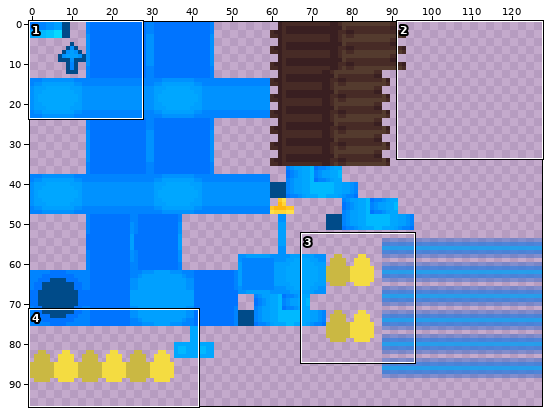
A sprite sheet gets an edit: src/main/resources/assets/awt/textures/exterior/onion/lightblue.png. Above, an overview of the earlier version with the close-up marked.
Close-up. Earlier state:
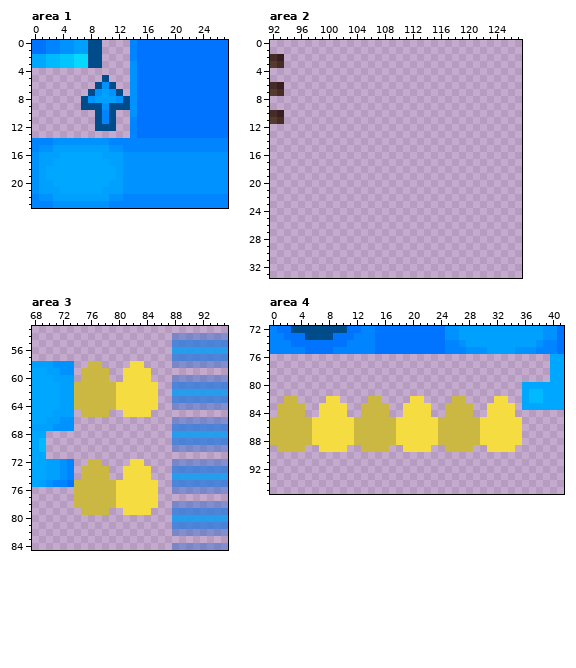
The file is 128x128 pixels. Colours within 5 levels of each other are drawn and written as one. Shown: area 1: x 0..27, y 0..23; area 2: x 92..127, y 0..33; area 3: x 68..95, y 53..84; area 4: x 0..41, y 72..95. The wide view leaves out empty margins.
The same view after the edit:
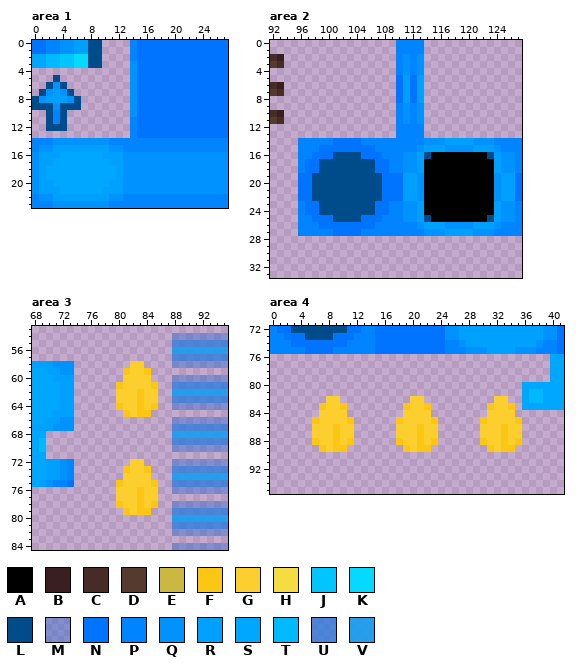
Palette (. is transparent): A #000000  B #391f21  C #472b26  D #543b2e  E #cab843  F #fbc714  G #fccf2e  H #f4dc41  J #00c5ff  K #06d9ff  L #004b89  M #2c68ce6e  N #0074ff  P #0084ff  Q #0092ff  R #00a0ff  S #00a7ff  T #00b9ff  U #2779debf  V #1c9dedef
The exact change:
Changed rows in their new state; - is an unchanged pixel.
Area 1:
first column x 0:
 5 ---L------.---
 6 --LQL----...--
 7 -LQRQL--.....-
 8 LQRRRQL.......
 9 LLLQLLL.......
10 --LPL----...--
11 --LPL----...--
12 --LLL----...--
Area 2:
first column x 96:
 0 --------------PPPP--------------
 1 --------------PPPP--------------
 2 --------------PQPQ--------------
 3 --------------PQPQ--------------
 4 --------------PQPQ--------------
 5 --------------NRNR--------------
 6 --------------NRNR--------------
 7 --------------NRNR--------------
 8 --------------NRNR--------------
 9 --------------PQPQ--------------
10 --------------PQPQ--------------
11 --------------PQPQ--------------
12 --------------PPPP--------------
13 --------------PPPP--------------
14 PPPPPNNNNPPPPPPPPPQQQRRRRQQQPPPP
15 PPPNNNNNNNNPPPPPPQRRRQQQQRRRQPPP
16 PPNNNLLLLNNNPPPQQRLAAAAAAAALRQQP
17 PNNLLLLLLLLNNPPQQRAAAAAAAAAARQQP
18 PNNLLLLLLLLNNPPQQRAAAAAAAAAARQQP
19 NNLLLLLLLLLLNNNRRQAAAAAAAAAAQRRN
20 NNLLLLLLLLLLNNNRRQAAAAAAAAAAQRRN
21 NNLLLLLLLLLLNNNRRQAAAAAAAAAAQRRN
22 NNLLLLLLLLLLNNNRRQAAAAAAAAAAQRRN
23 PNNLLLLLLLLNNPPQQRAAAAAAAAAARQQP
24 PNNLLLLLLLLNNPPQQRAAAAAAAAAARQQP
25 PPNNNLLLLNNNPPPQQRLAAAAAAAALRQQP
26 PPPNNNNNNNNPPPPPPQRRRQQQQRRRQPPP
27 PPPPPNNNNPPPPPPPPPQQQRRRRQQQPPPP
Area 3:
first column x 74:
58 --..----GG--
59 -....--FGGF-
60 -....--GGGG-
61 ......FGGGGF
62 ......GGGFGG
63 ......GGGFGG
64 ......FGGFGF
65 -....--FGFF-
first column x 74:
72 --..----GG--
73 -....--FGGF-
74 -....--GGGG-
75 ......FGGGGF
76 ......GGGFGG
77 ......GGGFGG
78 ......FGGFGF
79 -....--FGFF-
Area 4:
first column x 0:
82 --..----GG----..----GG----..----GG--
83 -....--FGGF--....--FGGF--....--FGGF-
84 -....--GGGG--....--GGGG--....--GGGG-
85 ......FGGGGF......FGGGGF......FGGGGF
86 ......GGGFGG......GGGFGG......GGGFGG
87 ......GGGFGG......GGGFGG......GGGFGG
88 ......FGGFGF......FGGFGF......FGGFGF
89 -....--FGFF--....--FGFF--....--FGFF-
Boxes around the changes in both close-ups, in picture pixels (x1, y1, x2, y2):
changed: (32, 75, 130, 131)
added: (298, 40, 522, 236)
changed: (74, 361, 158, 417)
changed: (74, 459, 158, 515)
changed: (270, 396, 522, 452)
